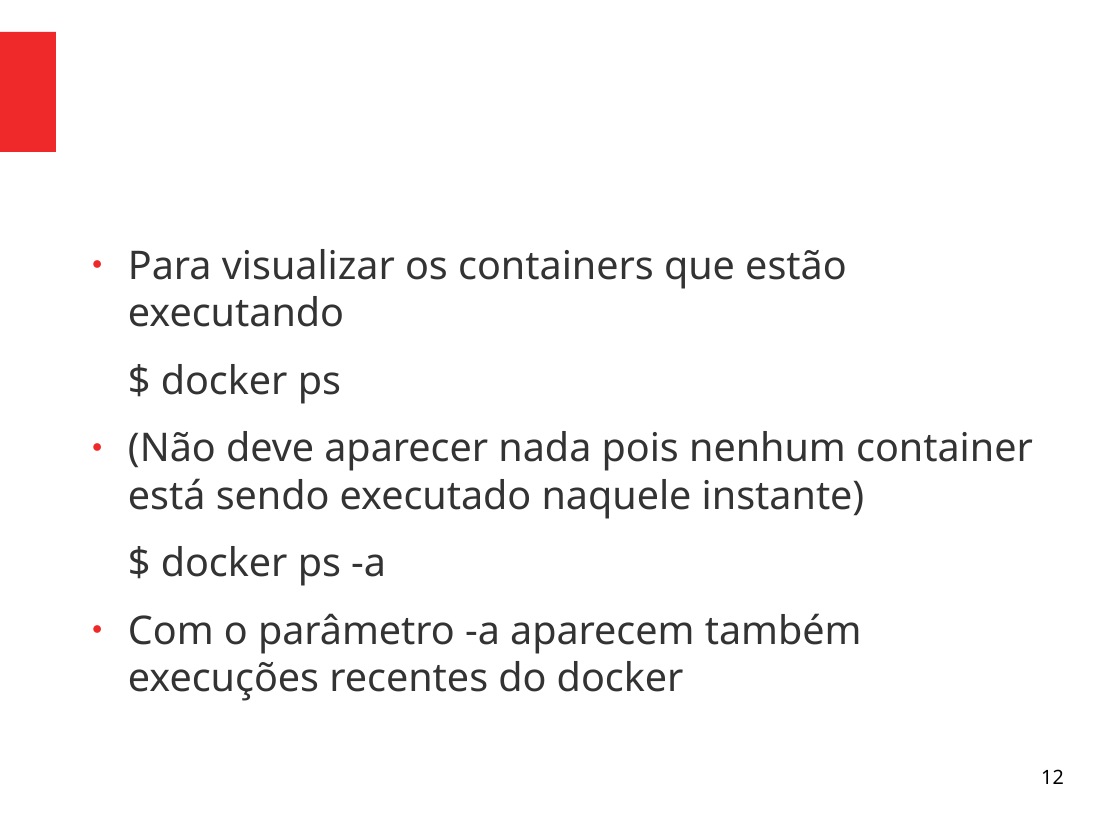
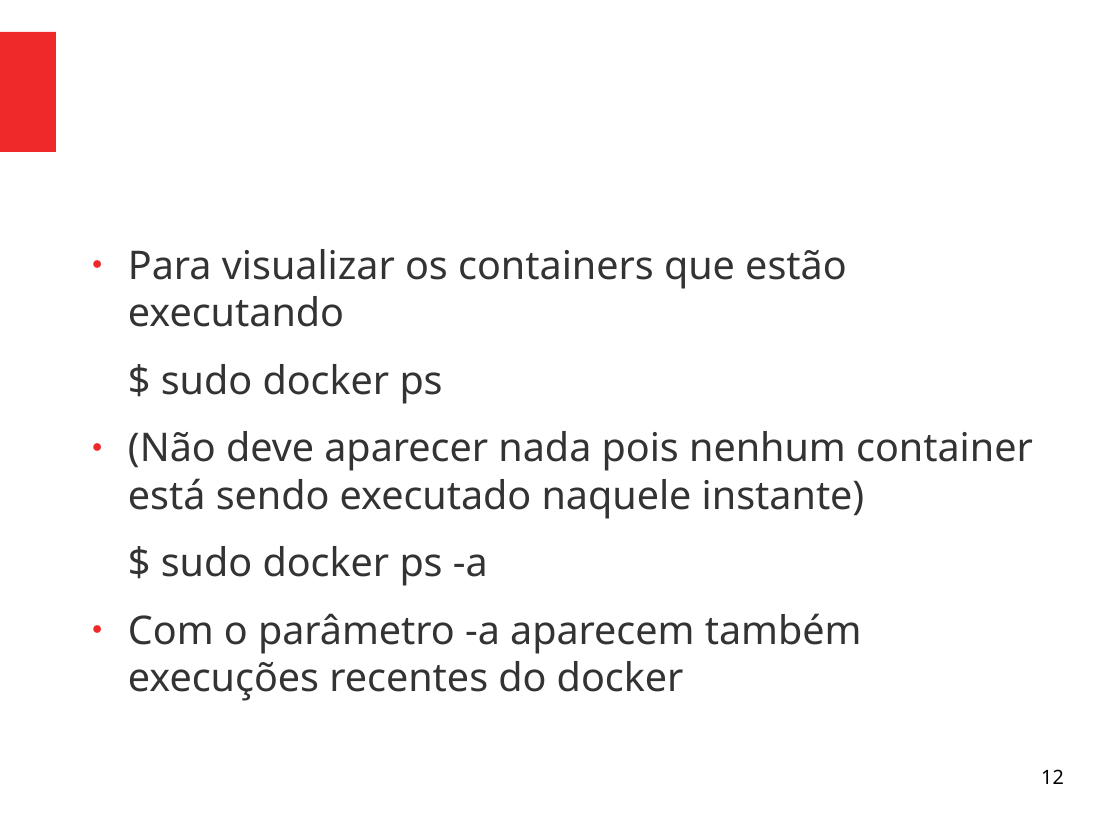
Before and after one commit to viniciusalveshax/aulas, a slide deck: slide 12 of adm-seg-redes/05-docker/05-docker.odp. Drawn at 1120x840 pixels with LibreOffice and Linux fonts; fonts in the diff are those of the drawing. Boxes give left, top, right and bottom in pixels: in the first picture for what was removed or moved away, otherwise in the second. Text is boxed around its words. In the diff, an @@ line names an element or a change of style, - is before the commit and + after.

Commit message:
Modificação menor na aula sobre docker

```diff
--- a/adm-seg-redes/05-docker/05-docker.odp
+++ b/adm-seg-redes/05-docker/05-docker.odp
@@ text at (161, 364, 443, 404): text changed @@
-$ docker ps
+$ sudo docker ps
@@ text at (161, 546, 488, 586): text changed @@
-$ docker ps -a
+$ sudo docker ps -a
```
Also in this commit, not shown: 6 other slides changed, 1 other file.
